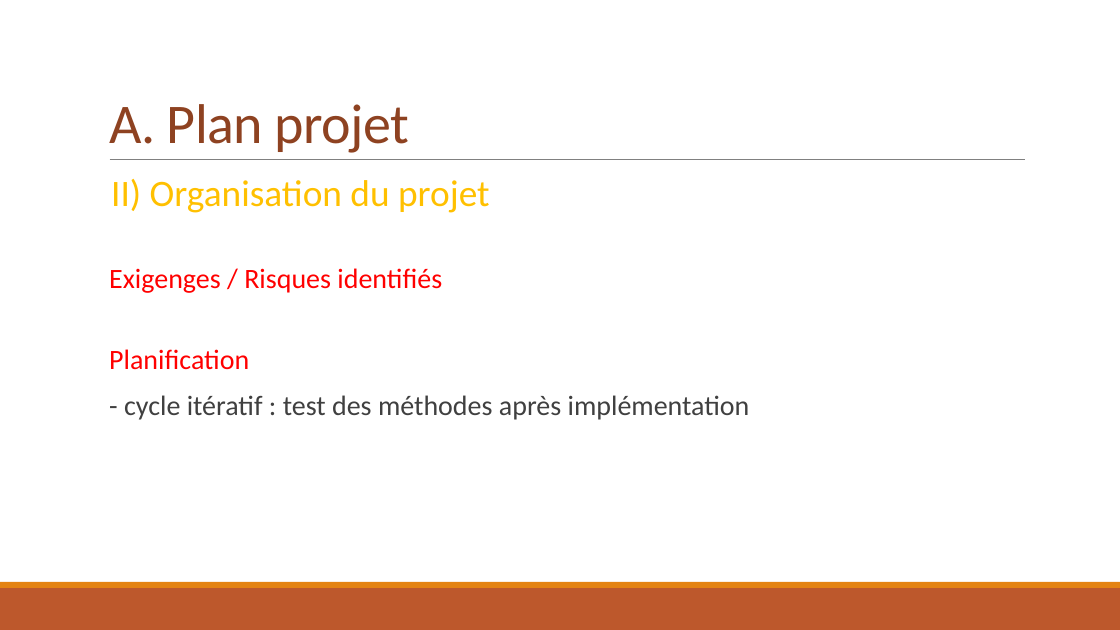
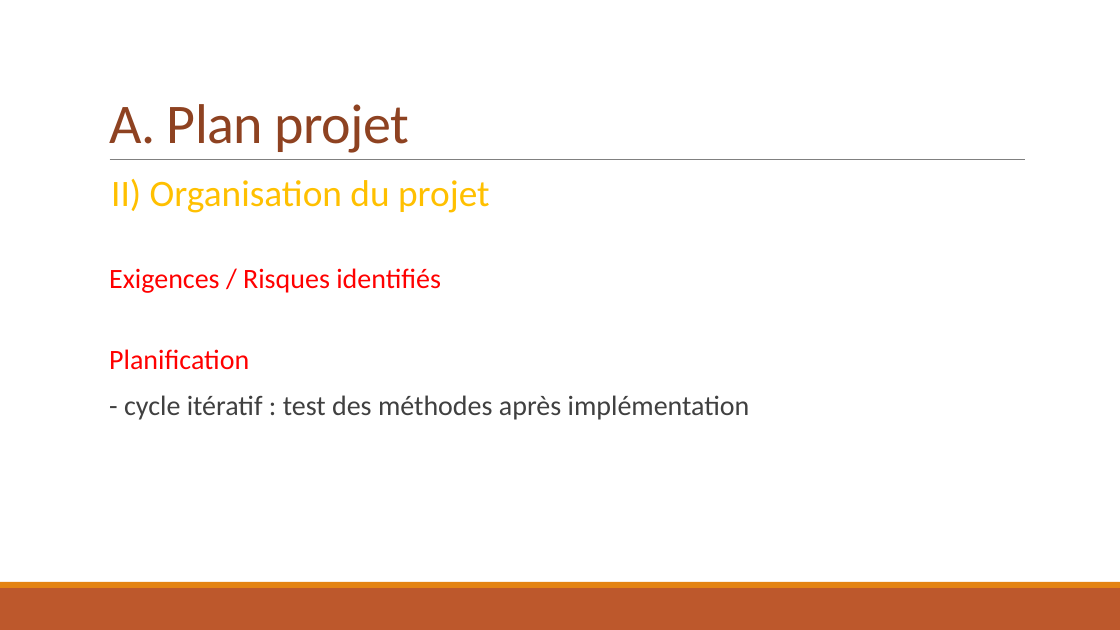
Before and after one commit to Vinvin2/Calculatrice, a slide deck: slide 7 of ProjetS2/PresentationProjetS2.pptx. Drawn at 1120x630 pixels with LibreOffice and Linux fonts; fonts in the diff are those of the drawing. Boxes give left, top, right and bottom in pixels: in the first picture for what was removed or moved away, otherwise in the second. Text is boxed around its words. In the diff, an @@ line names an element or a change of style, - is before the commit and + after.

```diff
--- a/ProjetS2/PresentationProjetS2.pptx
+++ b/ProjetS2/PresentationProjetS2.pptx
@@ text at (109, 268, 441, 293): text changed @@
-  Exigenges / Risques identifiés
+  Exigences / Risques identifiés
```
